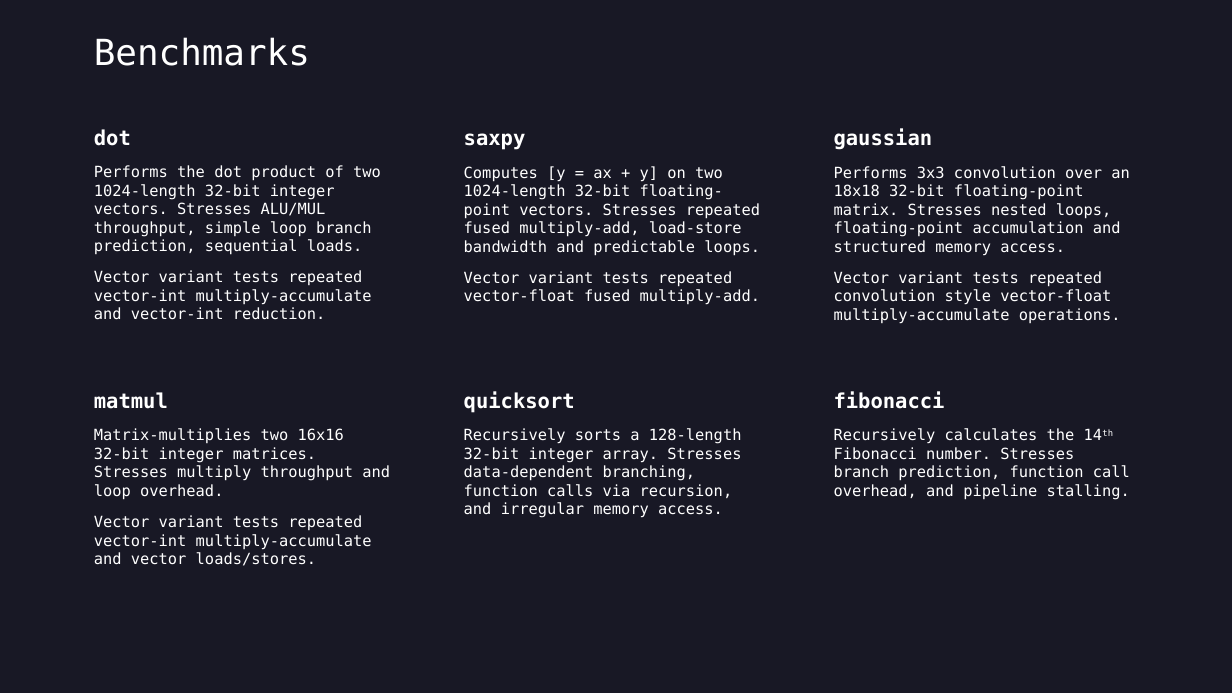
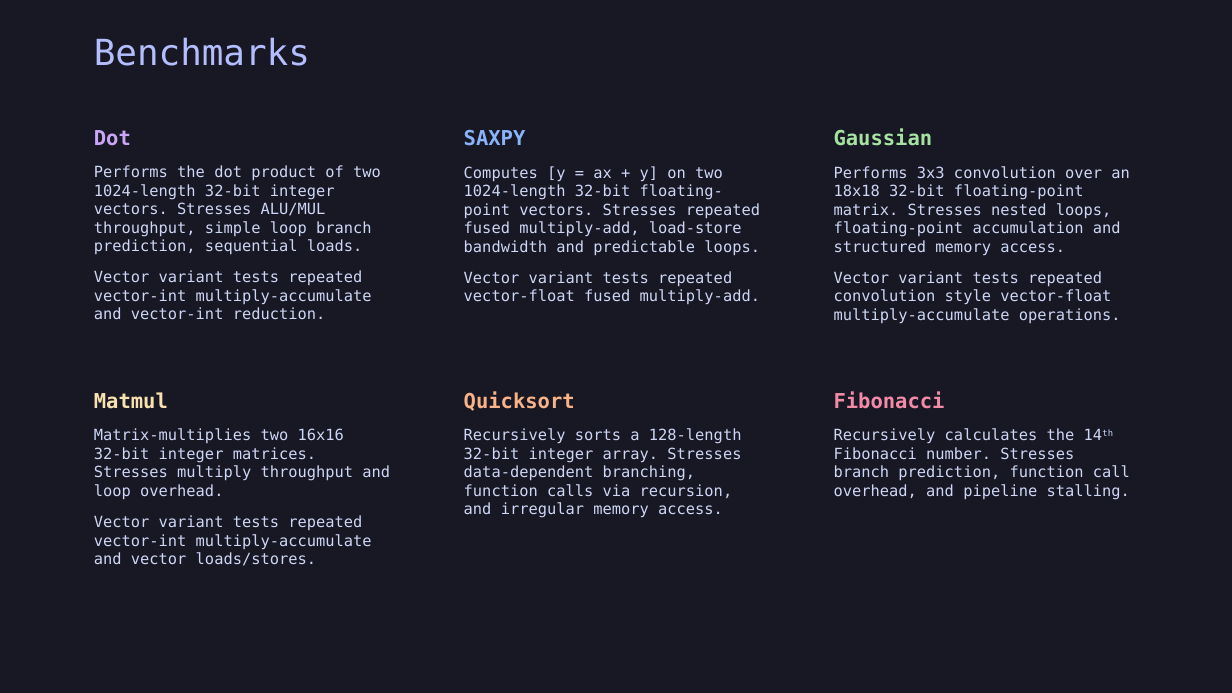
Before and after one commit to finnjcooper/COMS30046, a slide deck: slide 4 of docs/final presentation.pptx. Drawn at 1232x693 pixels with LibreOffice and Linux fonts; fonts in the diff are those of the drawing. Boxes give left, top, right and bottom in pixels: in the first picture for what was removed or moved away, otherwise in the second. Text is boxed around its words. In the diff, an @@ line names an element or a change of style, - is before the commit and + after.

```diff
--- a/docs/final presentation.pptx
+++ b/docs/final presentation.pptx
@@ title "Benchmarks" at (94,37,310,66): text colour #FFFFFF to #B4BEFE @@
@@ text at (94,130,131,146): text changed; text colour #FFFFFF to #CBA6F7 @@
-dot
+Dot
@@ text at (464,129,526,146): text changed; text colour #FFFFFF to #89B4FA @@
-saxpy
+SAXPY
@@ text at (834,129,933,146): text changed; text colour #FFFFFF to #A6E3A1 @@
-gaussian
+Gaussian
@@ text at (94,165,381,319): text colour #FFFFFF to #CDD6F4 @@
@@ text at (464,166,760,305): text colour #FFFFFF to #CDD6F4 @@
@@ text at (834,166,1129,324): text colour #FFFFFF to #CDD6F4 @@
@@ text at (94,392,168,409): text changed; text colour #FFFFFF to #F9E2AF @@
-matmul
+Matmul
@@ text at (464,392,575,411): text changed; text colour #FFFFFF to #FAB387 @@
-quicksort
+Quicksort
@@ text at (834,392,945,409): text changed; text colour #FFFFFF to #F38BA8 @@
-fibonacci
+Fibonacci
@@ text at (94,428,390,566): text colour #FFFFFF to #CDD6F4 @@
@@ text at (464,428,742,518): text colour #FFFFFF to #CDD6F4 @@
@@ text at (834,428,1130,500): text colour #FFFFFF to #CDD6F4 @@
```
Also in this commit, not shown: 5 other slides changed, 2 other files.
